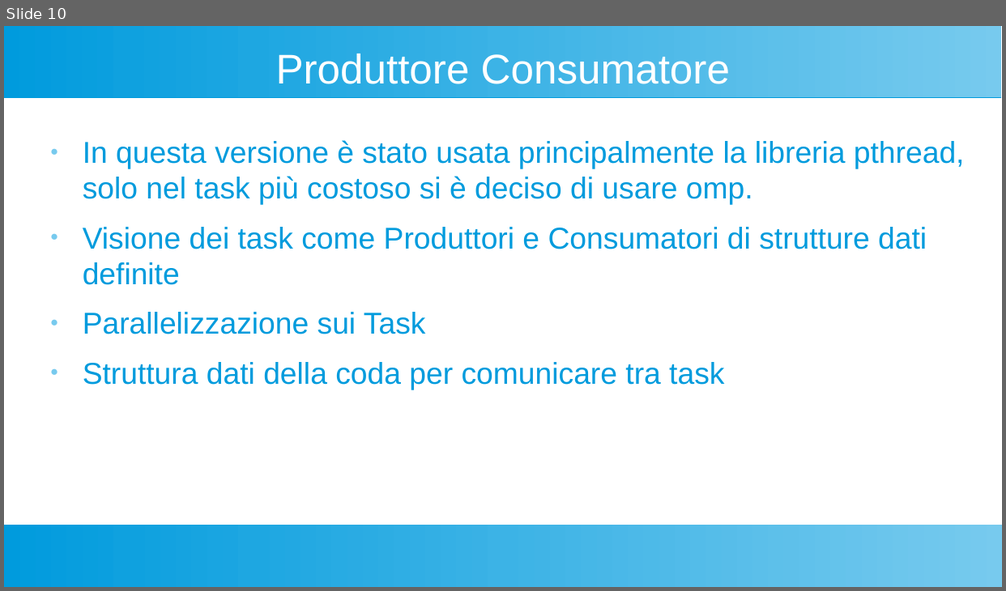
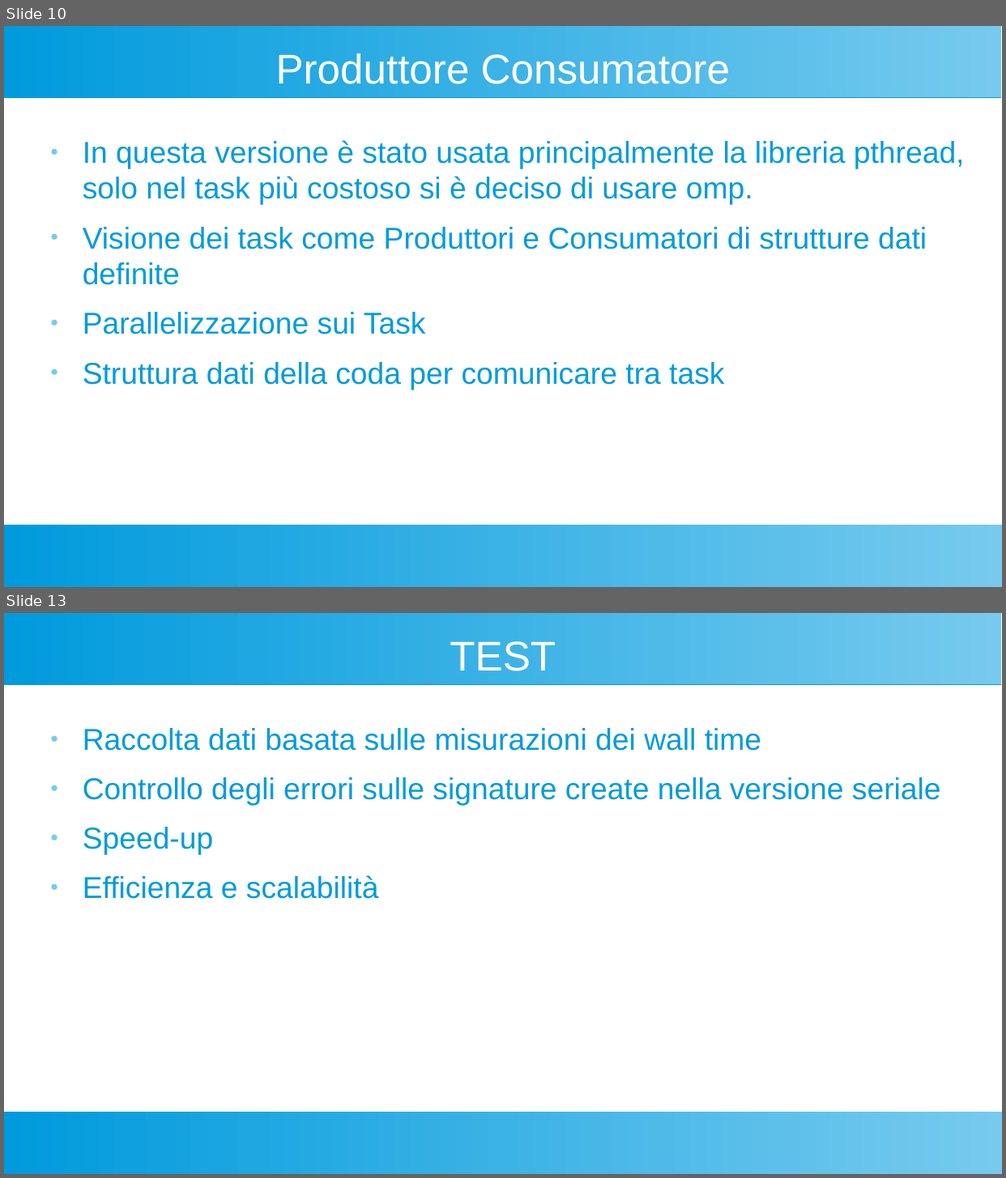
Before and after one commit to themrpink/Parallel-Minhash-in-C, a slide deck: documenti progetto/Presentazione.odp. Shown one above the other, each under a label of ours: slide 10 before the commit, slides 10 and 13 after it; the slides between them are not shown. The pictures are 1006x591 and 1006x1178 pixels, drawn with LibreOffice and Linux fonts; fonts in the diff are those of the drawing. Boxes give left, top, right and bottom in pixels: in the first picture for what was removed or moved away, otherwise in the second. Text is boxed around its words. In the diff, an @@ line names an element or a change of style, - is before the commit and + after.

Commit message:
aggiunta slide prima versione test

```diff
--- a/documenti progetto/Presentazione.odp
+++ b/documenti progetto/Presentazione.odp
@@ slide 13 added at (4, 613, 1002, 1174), background #FFFFFF; not listed: 2 template elements that a slide beside it also shows @@
@@ title added at (450, 641, 556, 671), 33 pt, text #FFFFFF @@
+TEST
@@ text added at (83, 728, 941, 899), 24 pt, text #009BDD @@
+● Raccolta dati basata sulle misurazioni dei wall time
+● Controllo degli errori sulle signature create nella versione seriale
+● Speed-up
+● Efficienza e scalabilità
```
